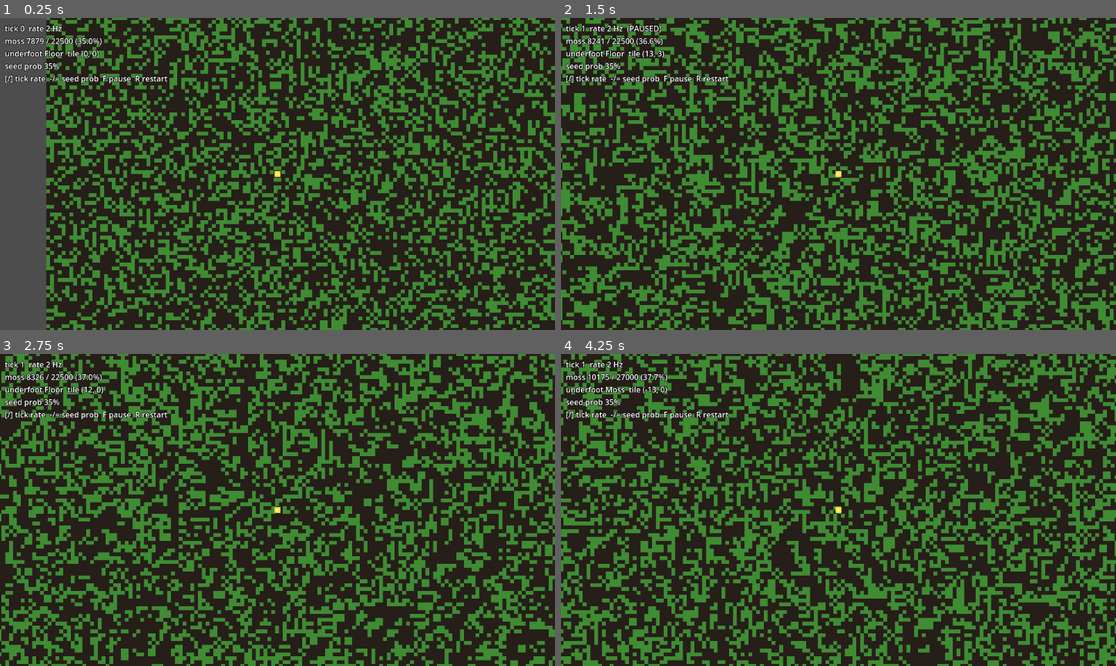
Above: before the commit, frames 1-4 (two rows, left to right).
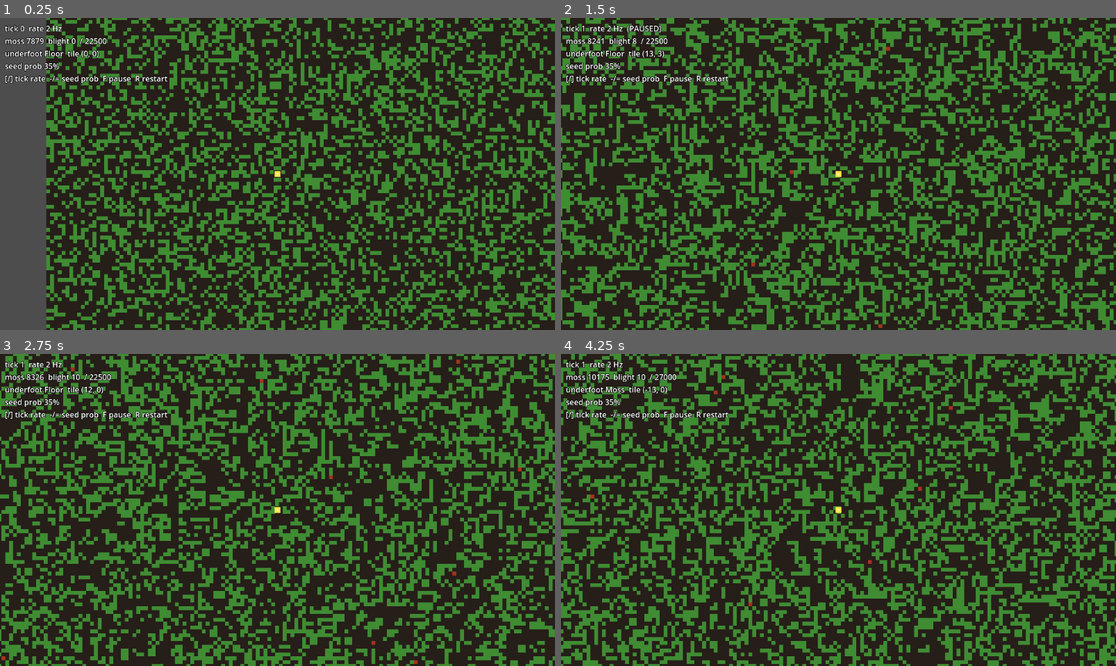
Above: after the commit, the same moments.

Repository: samthorold/godot-exploration
Game: Godot game, scene res://scenes/Main.tscn
The game is run twice, just before and just after one commit, with the same random seed, the same clock (stepped at 60 frames per second) and the same inputs.
Inputs:
- Up to frame 1 (0.25 s): no input
- Up to frame 2 (1.5 s): tap Enter at 0.5 s; hold Right (ui_right) 0.53-1.28 s; tap R at 0.6 s; hold Down (ui_down) from 1.28 s (still down); tap F at 1.35 s
- Up to frame 3 (2.75 s): release Down (ui_down) at 2.03 s; hold Right (ui_right) from 2.03 s (still down); tap R at 2.1 s
- Up to frame 4 (4.25 s): release Right (ui_right) at 2.78 s; hold Up (ui_up) 2.78-3.53 s; tap F at 2.85 s; hold Left (ui_left) from 3.53 s (still down); tap R at 3.6 s

The runs differ from the first frame. In frame 1, 0.2% of the frame differs, in the area x 8-20%, y 6-10%; in frame 2, 0.2%; in frame 3, 0.3%, in the area x 0-94%, y 1-100%; in frame 4, 0.3%.

Commit message:
Add blight tile type as predator-prey dynamic on moss
Blight spreads to adjacent moss, survives while moss neighbours remain,
and dies back to floor when starved. Dense moss (5+ neighbours) has a
1% per-tick chance of spontaneous blight ignition.

Co-Authored-By: Claude Opus 4.7 (1M context) <noreply@anthropic.com>

Diff:
--- a/scripts/ChunkManager.gd
+++ b/scripts/ChunkManager.gd
@@ -24,8 +24,6 @@
 			if key not in _chunks:
 				_load(key)
 
-# B3/S23 on Moss/Floor. Player counts as +1 Moss in the 8-neighbourhood
-# of surrounding tiles. Jacobi: read current, write next, then swap.
 func world_tick(player_tile: Vector2i) -> void:
 	if paused:
 		return
@@ -40,11 +38,9 @@
 			for lx in cs:
 				var wx := key.x * cs + lx
 				var wy := key.y * cs + ly
-				var moss_n := _count_moss_neighbours(wx, wy, player_tile)
-				if current[ly][lx] == WorldGen.MOSS:
-					row.append(WorldGen.MOSS if moss_n >= 2 and moss_n <= 3 else WorldGen.FLOOR)
-				else:
-					row.append(WorldGen.MOSS if moss_n == 3 else WorldGen.FLOOR)
+				var counts := _count_neighbours(wx, wy, player_tile)
+				var cell: int = current[ly][lx]
+				row.append(_next_cell(cell, counts.moss, counts.blight))
 			next.append(row)
 		next_grids[key] = next
 
@@ -52,6 +48,19 @@
 		_chunks[key].tiles = next_grids[key]
 		_redraw_tint(key)
 	tick_count += 1
+
+func _next_cell(cell: int, moss_n: int, blight_n: int) -> int:
+	match cell:
+		WorldGen.MOSS:
+			if blight_n >= 1:
+				return WorldGen.BLIGHT
+			if moss_n >= 5 and randf() < 0.01:
+				return WorldGen.BLIGHT
+			return WorldGen.MOSS if moss_n >= 2 and moss_n <= 3 else WorldGen.FLOOR
+		WorldGen.BLIGHT:
+			return WorldGen.BLIGHT if moss_n >= 1 else WorldGen.FLOOR
+		_:
+			return WorldGen.MOSS if moss_n == 3 else WorldGen.FLOOR
 
 func set_tile_at(wx: int, wy: int, tile_type: int) -> void:
 	var cs := WorldGen.CHUNK_SIZE
@@ -72,8 +81,9 @@
 		return WorldGen.FLOOR
 	return _chunks[key].tiles[wy - cy * cs][wx - cx * cs]
 
-func moss_stats() -> Dictionary:
+func tile_stats() -> Dictionary:
 	var moss := 0
+	var blight := 0
 	var total := 0
 	var cs := WorldGen.CHUNK_SIZE
 	for key: Vector2i in _chunks:
@@ -83,15 +93,18 @@
 				total += 1
 				if tiles[ly][lx] == WorldGen.MOSS:
 					moss += 1
-	return {moss = moss, total = total}
+				elif tiles[ly][lx] == WorldGen.BLIGHT:
+					blight += 1
+	return {moss = moss, blight = blight, total = total}
 
 # --- private ---------------------------------------------------------------
 
 func _chunk_coord(world_axis: float) -> int:
 	return floori(world_axis / float(WorldGen.CHUNK_SIZE * WorldGen.TILE_SIZE))
 
-func _count_moss_neighbours(wx: int, wy: int, player_tile: Vector2i) -> int:
-	var count := 0
+func _count_neighbours(wx: int, wy: int, player_tile: Vector2i) -> Dictionary:
+	var moss := 0
+	var blight := 0
 	var cs := WorldGen.CHUNK_SIZE
 	for dy in range(-1, 2):
 		for dx in range(-1, 2):
@@ -100,16 +113,19 @@
 			var nx := wx + dx
 			var ny := wy + dy
 			if nx == player_tile.x and ny == player_tile.y:
-				count += 1
+				moss += 1
 				continue
 			var cx := floori(float(nx) / float(cs))
 			var cy := floori(float(ny) / float(cs))
 			var ckey := Vector2i(cx, cy)
 			if ckey not in _chunks:
 				continue
-			if _chunks[ckey].tiles[ny - cy * cs][nx - cx * cs] == WorldGen.MOSS:
-				count += 1
-	return count
+			var tile: int = _chunks[ckey].tiles[ny - cy * cs][nx - cx * cs]
+			if tile == WorldGen.MOSS:
+				moss += 1
+			elif tile == WorldGen.BLIGHT:
+				blight += 1
+	return {moss = moss, blight = blight}
 
 func _load(key: Vector2i) -> void:
 	var tiles := WorldGen.generate_chunk(key.x, key.y, master_seed, moss_probability)
@@ -145,9 +161,13 @@
 			img.set_pixel(lx, ly, _tile_color(tiles[ly][lx]))
 
 func _tile_color(tile_type: int) -> Color:
-	if tile_type == WorldGen.MOSS:
-		return Color(0.25, 0.55, 0.20)
-	return Color(0.15, 0.12, 0.10)
+	match tile_type:
+		WorldGen.MOSS:
+			return Color(0.25, 0.55, 0.20)
+		WorldGen.BLIGHT:
+			return Color(0.65, 0.20, 0.12)
+		_:
+			return Color(0.15, 0.12, 0.10)
 
 func _redraw_tint(key: Vector2i) -> void:
 	var chunk: Dictionary = _chunks[key]
--- a/scripts/Main.gd
+++ b/scripts/Main.gd
@@ -81,14 +81,14 @@
 			tick_accum -= tick_interval
 			cm.world_tick(player.tile_position() as Vector2i)
 
-	var stats: Dictionary = cm.moss_stats()
+	var stats: Dictionary = cm.tile_stats()
 	var tp: Vector2i = player.tile_position()
 	var under: int = cm.tile_at(tp.x, tp.y)
-	var under_str := "Moss" if under == WorldGen.MOSS else "Floor"
+	var under_str := "Blight" if under == WorldGen.BLIGHT else ("Moss" if under == WorldGen.MOSS else "Floor")
 	var paused_tag := "  (PAUSED)" if cm.paused else ""
-	readout.text = "tick %d  rate %.0f Hz%s\nmoss %d / %d (%.1f%%)\nunderfoot %s  tile (%d, %d)\nseed prob %.0f%%\n[/] tick rate  -/= seed prob  F pause  R restart" % [
+	readout.text = "tick %d  rate %.0f Hz%s\nmoss %d  blight %d  / %d\nunderfoot %s  tile (%d, %d)\nseed prob %.0f%%\n[/] tick rate  -/= seed prob  F pause  R restart" % [
 		cm.tick_count, tick_rate, paused_tag,
-		stats.moss, stats.total, 100.0 * float(stats.moss) / float(maxi(stats.total, 1)),
+		stats.moss, stats.blight, stats.total,
 		under_str, tp.x, tp.y,
 		cm.moss_probability * 100.0
 	]
--- a/scripts/WorldGen.gd
+++ b/scripts/WorldGen.gd
@@ -4,8 +4,9 @@
 const CHUNK_SIZE := 30   # Tiles per chunk (each axis)
 const TILE_SIZE  := 8    # Pixels per tile
 
-const FLOOR := 0
-const MOSS  := 1
+const FLOOR  := 0
+const MOSS   := 1
+const BLIGHT := 2
 
 static func generate_chunk(chunk_x: int, chunk_y: int, seed: int, moss_probability: float) -> Array:
 	var grid := []
